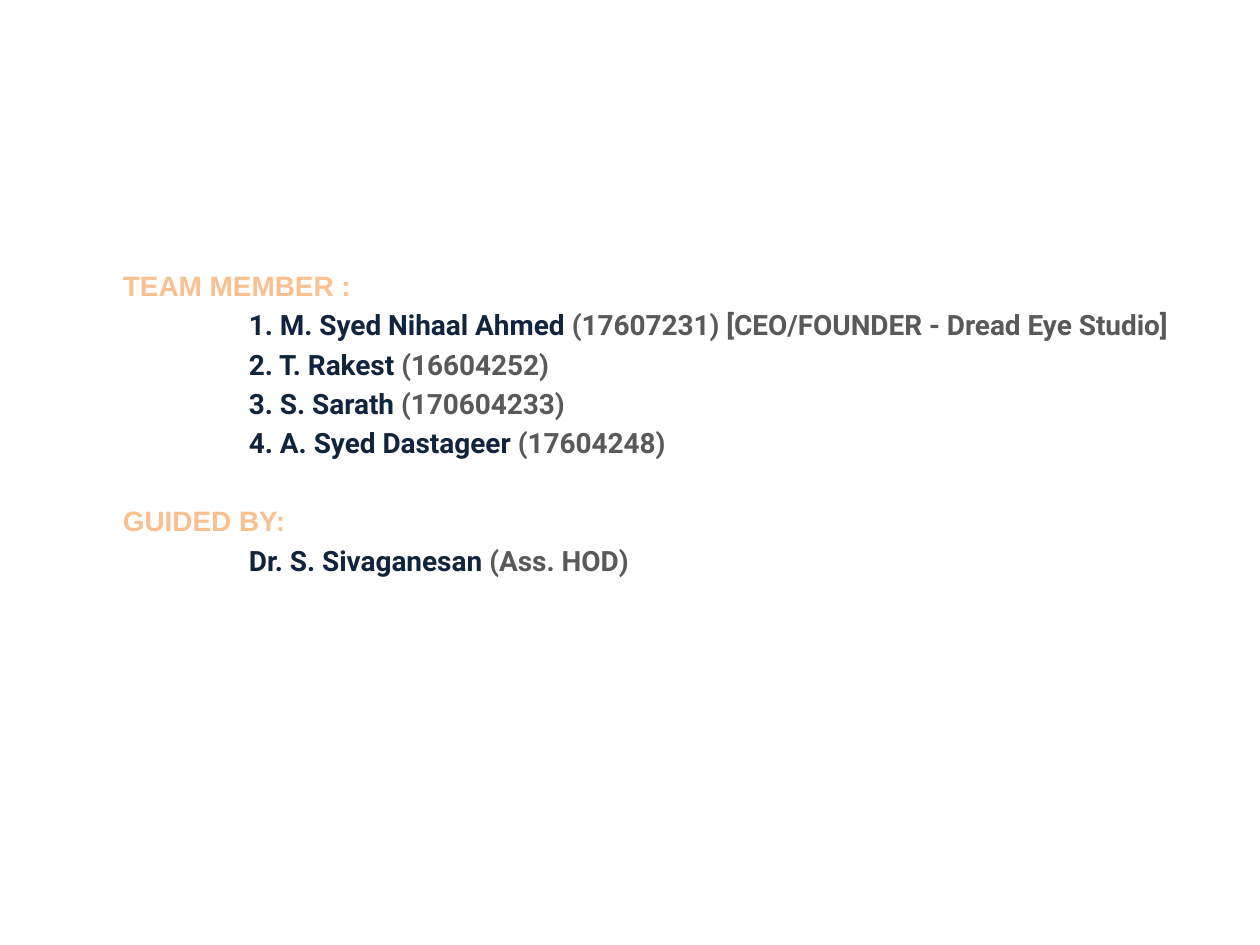
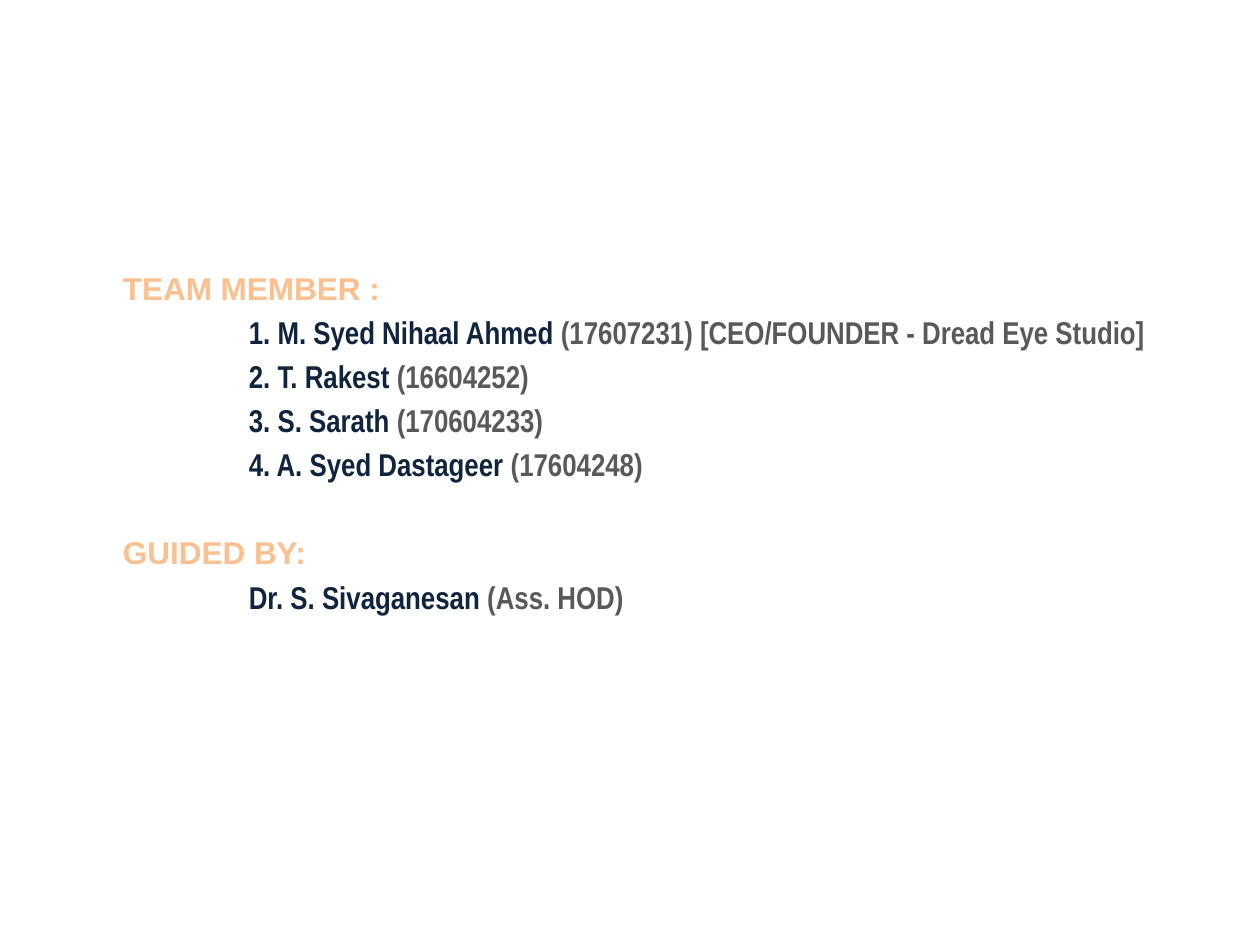
Before and after one commit to NihaalKnight87/Advance-Smart-GPS-Electromagnetic-Brake-System, a slide deck: slide 2 of AS-GPS & EMBS.pptx. Drawn at 1260x945 pixels with LibreOffice and Linux fonts; fonts in the diff are those of the drawing; background and template pictures are left out. Boxes give left, top, right and bottom in pixels: in the first picture for what was removed or moved away, otherwise in the second. Text is boxed around its words. In the diff, an @@ line names an element or a change of style, - is before the commit and + after.

Commit message:
Update - 4 NK-87

```diff
--- a/AS-GPS & EMBS.pptx
+++ b/AS-GPS & EMBS.pptx
@@ text "TEAM MEMBER :" at (x1=123, y1=278, x2=1144, y2=615): size 16 to 18 pt; font Roboto to Arial Narrow in "1. M. Syed Nihaal Ahmed (17607231) [CEO/FOUNDER ...", "2. T. Rakest (16604252)", "3. S. Sarath (170604233)", "4. A. Syed Dastageer (17604248)" and 1 more places @@
```
